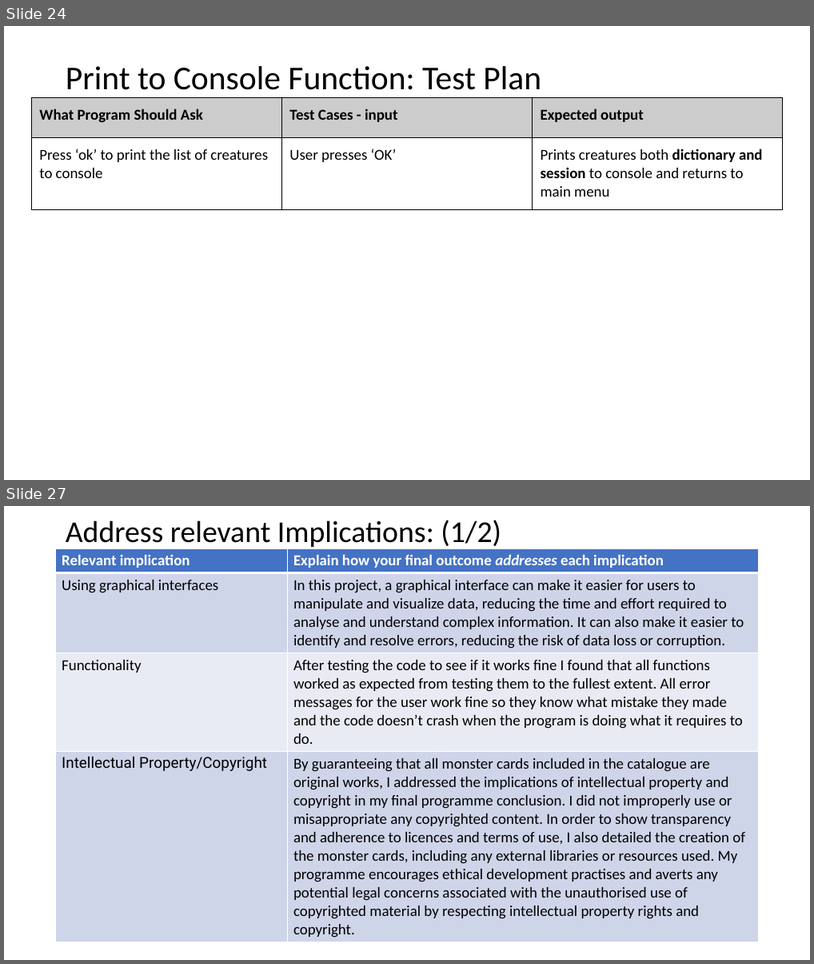
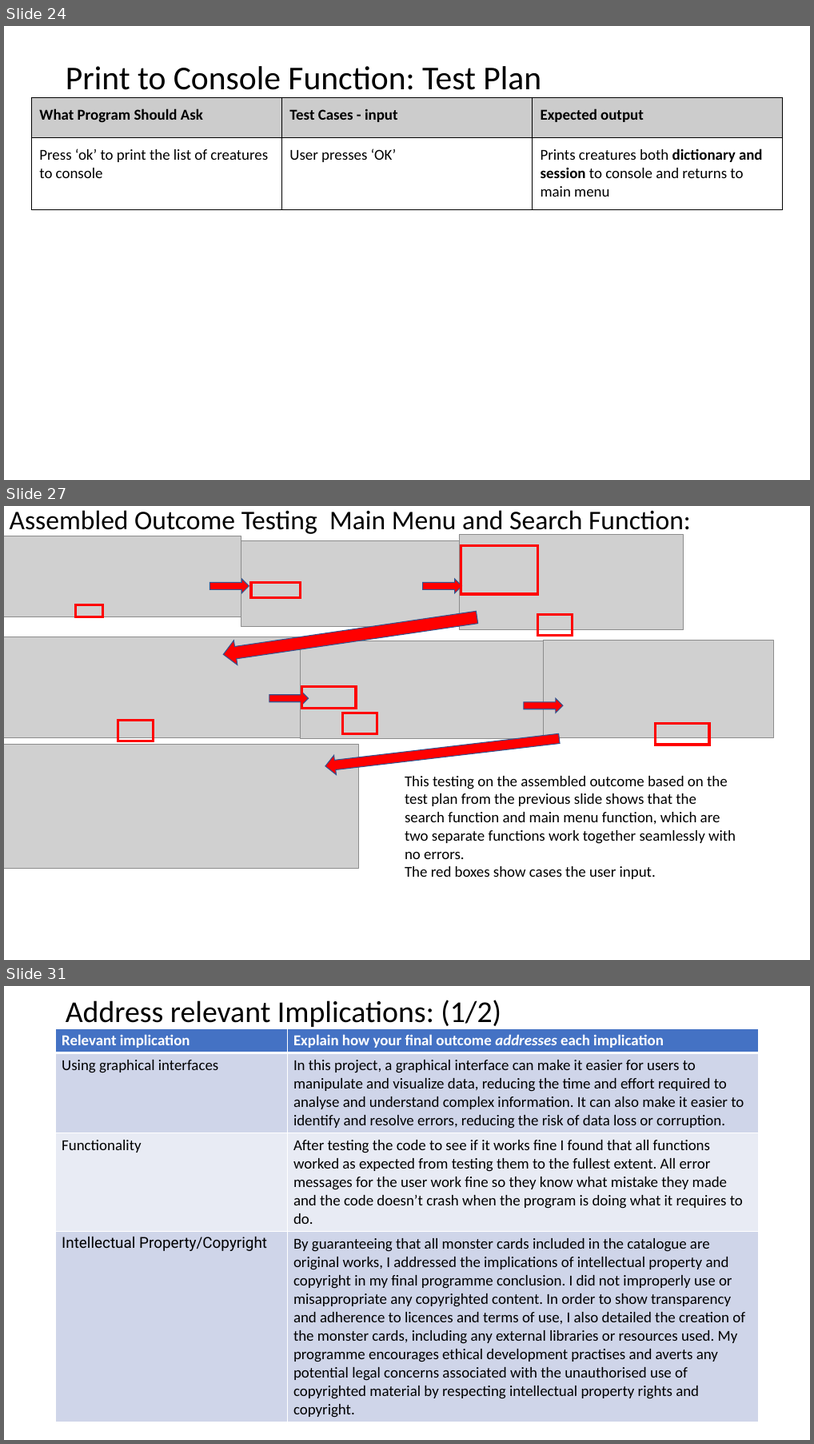
Before and after one commit to Jaxku/Assessment---Monster-Cards, a slide deck: 2.7 and 2.8 Documentation Template.pptx. Shown one above the other, each under a label of ours: slides 24 and 27 before the commit, slides 24, 27 and 31 after it; the slides between them are not shown. The pictures are 814x964 and 814x1444 pixels, drawn with LibreOffice and Linux fonts; fonts in the diff are those of the drawing; grey boxes stand for pictures. Boxes give left, top, right and bottom in pixels: in the first picture for what was removed or moved away, otherwise in the second. Text is boxed around its words. In the diff, an @@ line names an element or a change of style, - is before the commit and + after.

```diff
--- a/2.7 and 2.8 Documentation Template.pptx
+++ b/2.7 and 2.8 Documentation Template.pptx
@@ slide 27 added at <box>4,506,810,960</box>, background #FFFFFF @@
@@ title added at <box>10,510,691,536</box>, 32 pt, text #000000 @@
+Assembled Outcome Testing Main Menu and Search Function:
@@ picture added at <box>4,536,242,616</box> @@
@@ picture added at <box>242,540,462,626</box> @@
@@ picture added at <box>459,535,684,629</box> @@
@@ rectangle added at <box>462,545,538,594</box>, outline #FF0000 3 pt @@
@@ right arrow added at <box>210,579,249,593</box>, fill #FF0000, outline #325491 1 pt @@
@@ rectangle added at <box>251,582,301,598</box>, outline #FF0000 3 pt @@
@@ right arrow added at <box>423,579,462,593</box>, fill #FF0000, outline #325491 1 pt @@
@@ rectangle added at <box>75,605,102,617</box>, outline #FF0000 3 pt @@
@@ right arrow added at <box>222,605,479,667</box>, fill #FF0000, outline #325491 1 pt @@
@@ rectangle added at <box>538,614,573,636</box>, outline #FF0000 3 pt @@
@@ picture added at <box>4,637,302,738</box> @@
@@ picture added at <box>301,640,544,738</box> @@
@@ picture added at <box>544,640,774,738</box> @@
@@ right arrow added at <box>270,691,309,706</box>, fill #FF0000, outline #325491 1 pt @@
@@ rectangle added at <box>302,687,356,708</box>, outline #FF0000 3 pt @@
@@ rectangle added at <box>118,720,153,740</box>, outline #FF0000 3 pt @@
@@ rectangle added at <box>342,713,378,734</box>, outline #FF0000 3 pt @@
@@ right arrow added at <box>524,698,563,713</box>, fill #FF0000, outline #325491 1 pt @@
@@ picture added at <box>4,744,359,868</box> @@
@@ right arrow added at <box>324,729,560,776</box>, fill #FF0000, outline #325491 1 pt @@
@@ rectangle added at <box>656,723,710,744</box>, outline #FF0000 3 pt @@
@@ text added at <box>405,776,736,879</box>, 18 pt, text #000000 @@
+This testing on the assembled outcome based on the test plan from the previous slide shows that the search function and main menu function, which are two separate functions work together seamlessly with no errors.
+The red boxes show cases the user input.
@@ what was slide 27 is now slide 31 @@
```
Also in this commit, not shown: 3 slides changed, 8 other slides added, 2 slides removed, 1 other file.
